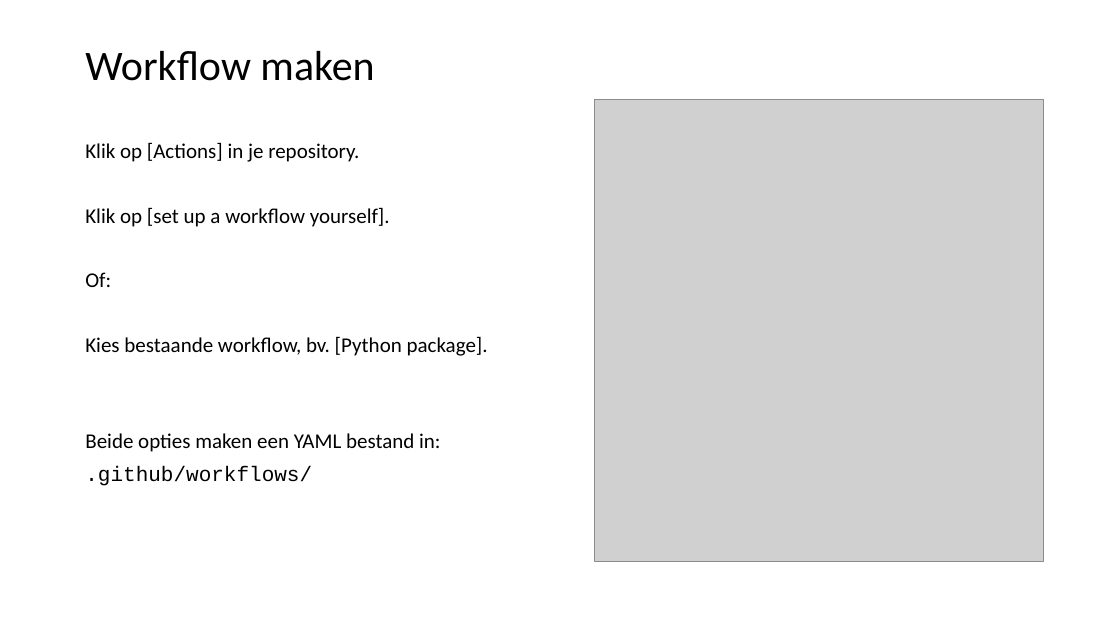
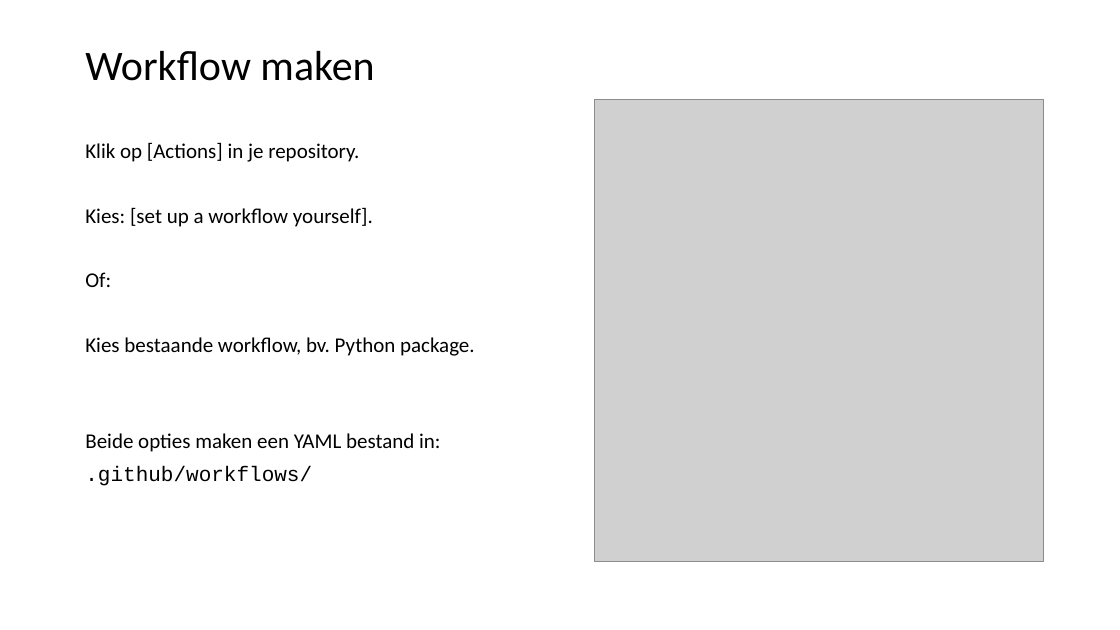
Before and after one commit to LFKoning/git-cursus, a slide deck: slide 28 of 2_collaboration/git_collaboration.pptx. Drawn at 1120x630 pixels with LibreOffice and Linux fonts; fonts in the diff are those of the drawing; grey boxes stand for pictures. Boxes give left, top, right and bottom in pixels: in the first picture for what was removed or moved away, otherwise in the second. Text is boxed around its words. In the diff, an @@ line names an element or a change of style, - is before the commit and + after.

```diff
--- a/2_collaboration/git_collaboration.pptx
+++ b/2_collaboration/git_collaboration.pptx
@@ text at [85,207,373,227]: text changed @@
-Klik op [set up a workflow yourself].
+Kies: [set up a workflow yourself].
@@ text at [85,337,475,356]: text changed @@
-Kies bestaande workflow, bv. [Python package].
+Kies bestaande workflow, bv. Python package.
```
Also in this commit, not shown: 17 other slides changed.
